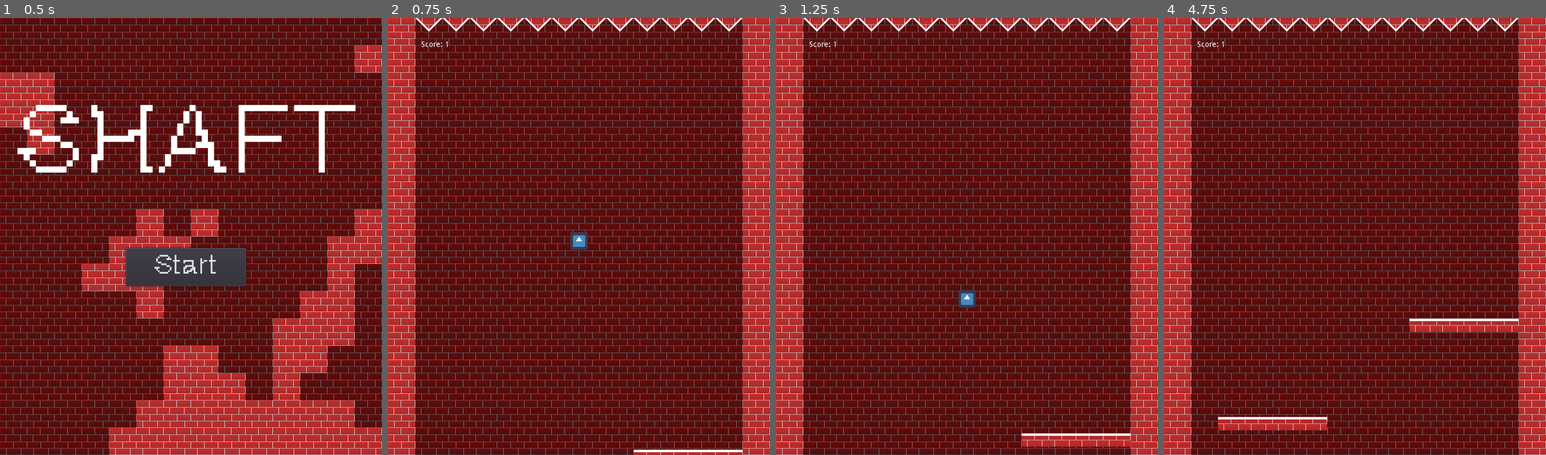
Above: before the commit, frames 1-4 (left to right).
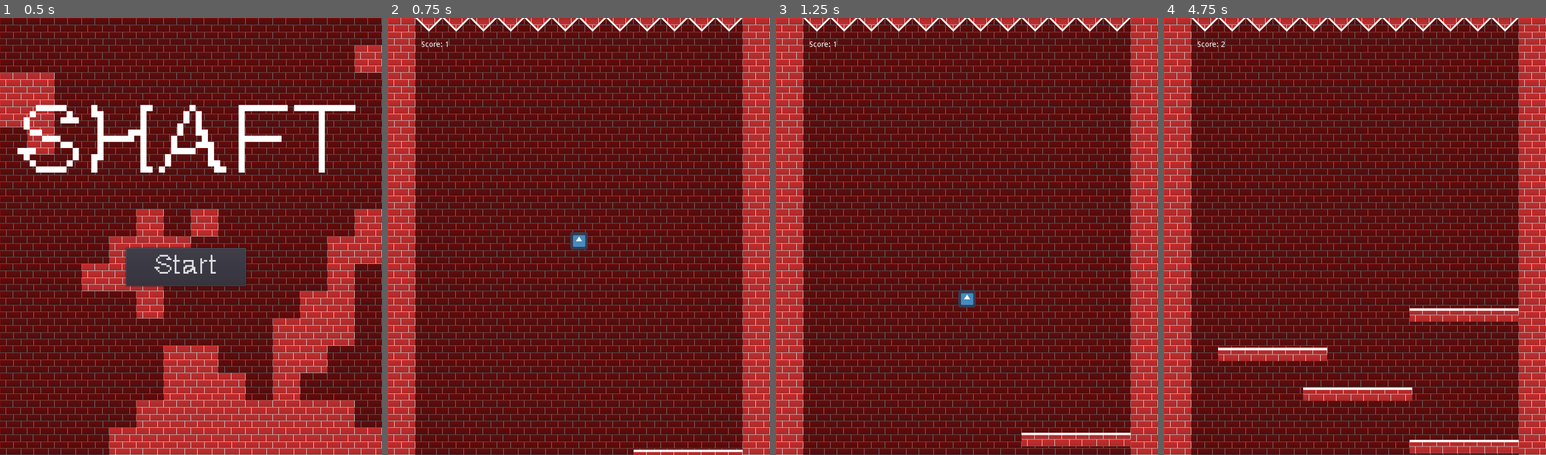
Above: after the commit, the same moments.

Repository: t-ishii/SHAFT
Game: Godot game, scene res://scenes/title/Title.tscn
Same seed, same stepped clock (60 frames per second), same inputs: the game is played once before the commit and once after it. The engine's default icon, where the game draws it, is replaced by a stand-in: a white triangle on a blue panel in a dark square.
Inputs:
- Up to frame 1 (0.5 s): no input
- Up to frame 2 (0.75 s): click "Start" at 0.5 s
- Up to frame 3 (1.25 s): no input
- Up to frame 4 (4.75 s): hold Right (right) 1.28-2.78 s; tap Space (jump) at 1.52, 2.27, 3.77, 4.52 s; hold Left (left) 2.78-3.53 s; hold Right (right) from 3.53 s (still down)

Frame 1 is identical in both runs. In frame 2, less than 0.1% of the frame differs, in the area x 64-93%, y 98-100%; in frame 3, 0.4%; in frame 4, 5.1%, in the area x 14-93%, y 5-100%.

Commit message:
Modify game difficulty

Diff:
--- a/scenes/main/Main.gd
+++ b/scenes/main/Main.gd
@@ -1,6 +1,9 @@
 extends Node2D
 
 const Bar = preload('res://scenes/Bar.tscn')
+
+export (int) var bar_speed = 1
+export (int) var bar_accel_speed = 2
 
 var span = 0
 var bars = []
@@ -21,9 +24,10 @@
 
 func pop_bar(delta):
 
+    var bar_span = rand_range(1, Constant.BAR_POP_MAX_SPAN)
     span += delta
 
-    if bars.size() == 0 || span > Constant.BAR_POP_SPAN && bars.size() < Constant.BAR_COUNT:
+    if bars.size() == 0 || span > bar_span && bars.size() < Constant.BAR_COUNT:
         var bar = Bar.instance()
         bars.append(bar)
         bar.position = get_start_pos()
@@ -33,9 +37,14 @@
             Status.score += 1
             setScore(Status.score)
 
+        if bar_speed < Constant.BAR_MAX_SPEED:
+            bar_speed += (delta * bar_accel_speed)
+        if bar_speed > Constant.BAR_MAX_SPEED:
+            bar_speed = Constant.BAR_MAX_SPEED
+
 func move_bar(delta):
     for bar in bars:
-        bar.position.y -= 1
+        bar.position.y -= bar_speed
         if bar.position.y < -Constant.BAR_DEPTH:
             remove_child(bar)
             bars.remove(bars.find(bar))
--- a/scenes/main/Main.tscn
+++ b/scenes/main/Main.tscn
@@ -8,9 +8,10 @@
 
 [node name="Main" type="Node2D"]
 script = ExtResource( 1 )
+bar_speed = 1
+bar_accel_speed = 2
 
 [node name="Walls" type="TileMap" parent="."]
-scale = Vector2( 1, 1 )
 mode = 0
 tile_set = ExtResource( 2 )
 cell_size = Vector2( 50, 50 )
--- a/scenes/title/Title.tscn
+++ b/scenes/title/Title.tscn
@@ -28,7 +28,6 @@
 script = ExtResource( 1 )
 
 [node name="BG" type="TileMap" parent="."]
-scale = Vector2( 1, 1 )
 mode = 0
 tile_set = ExtResource( 2 )
 cell_size = Vector2( 50, 50 )
--- a/scripts/constant.gd
+++ b/scripts/constant.gd
@@ -12,8 +12,9 @@
 
 const BAR_COUNT = 10
 const BAR_WIDTH = 200
-const BAR_POP_SPAN = 3 # 3 second
+const BAR_POP_MAX_SPAN = 5 # 5 second
 const BAR_DEPTH = 25
+const BAR_MAX_SPEED = 5
 
 const GRAVITY = 500.0
 
Not shown: 4 places in scenes/title/Title.tscn that only renumber resources
